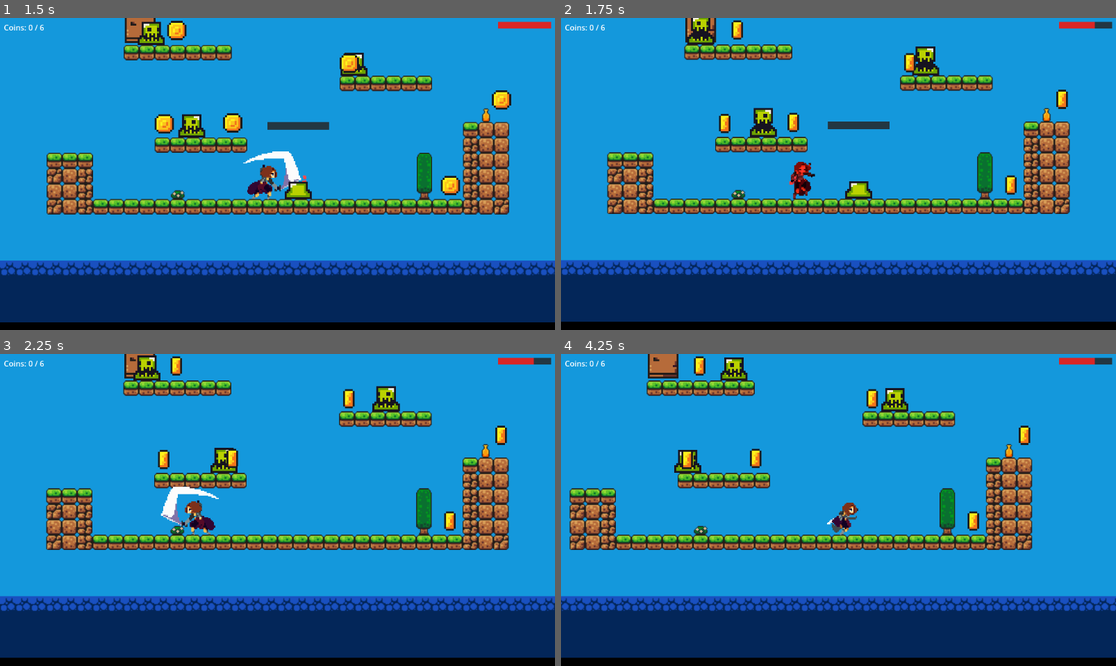
Above: before the commit, frames 1-4 (two rows, left to right).
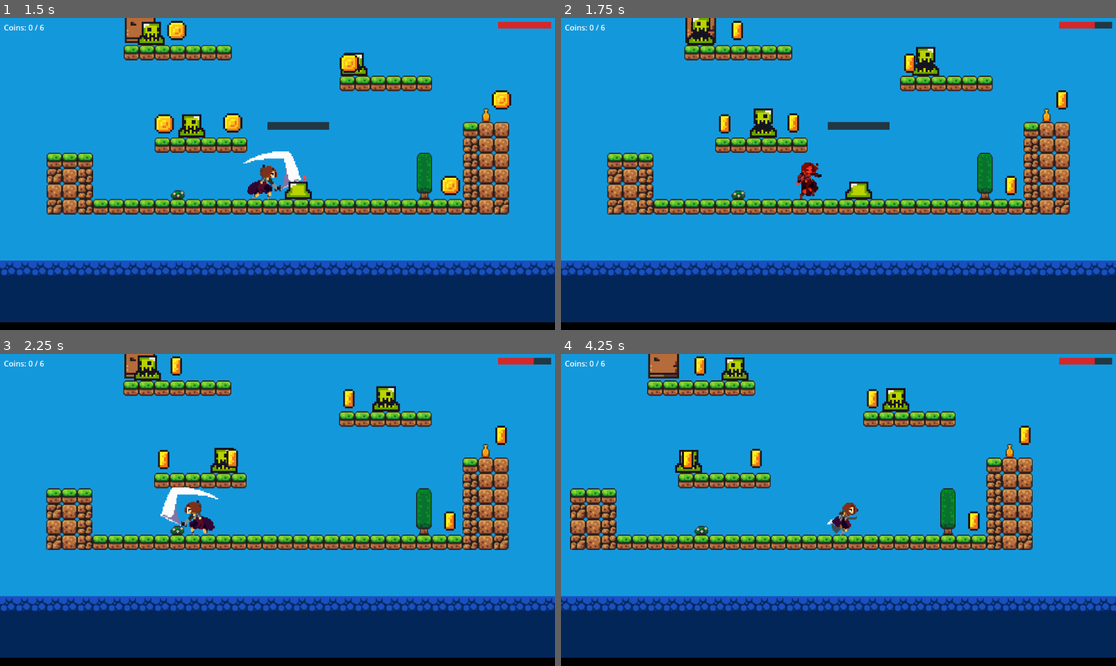
Above: after the commit, the same moments.

Repository: RazorRyan/PrincessCoinQuest
Game: Godot game, scene res://scenes/levels/forest_levels/Level02.tscn
Same seed, same stepped clock (60 frames per second), same inputs: the game is played once before the commit and once after it. This scene is started directly instead of the project's main scene. Sound files missing from this copy of the repository are replaced by a short silence.
Inputs (mouse positions are in pixels of both pictures, inside the frame that each line leads up to):
- Up to frame 1 (1.5 s): move the mouse to (399, 158) at 0.52 s; hold D (move_right) from 0.53 s (still down); tap J (attack) at 0.6, 1.35 s; click (399, 158) at 0.67 s; tap Space (jump) at 0.77 s; move the mouse to (166, 189) at 1.27 s
- Up to frame 2 (1.75 s): keep holding D (move_right); tap Space (jump) at 1.52 s
- Up to frame 3 (2.25 s): move the mouse to (333, 441) at 2.02 s; release D (move_right) at 2.03 s; hold A (move_left) from 2.03 s (still down); tap J (attack) at 2.1 s
- Up to frame 4 (4.25 s): move the mouse to (810, 572) at 2.77 s; release A (move_left) at 2.78 s; hold D (move_right) from 2.78 s (still down); tap J (attack) at 2.85, 3.6 s; click (810, 572) at 2.92 s; tap Space (jump) at 3.02, 3.77 s; move the mouse to (1005, 556) at 3.52 s

Frame 1 is identical in both runs. In frame 2, 6.7% of the frame differs, in the area x 0-100%, y 0-98%; in frame 3, 0.3%; in frame 4, 5.3%.

Commit message:
Combat system improvements: knockback, invincibility, attack position passing

Diff:
--- a/src/scripts/enemies/Slime.gd
+++ b/src/scripts/enemies/Slime.gd
@@ -92,6 +92,7 @@
 	if _from_position != Vector2.ZERO:
 		var dir := _from_position.direction_to(global_position)
 		velocity.x = dir.x * knockback_force
+		velocity.y = -50.0
 		_knockback_timer = 0.25
 
 	_update_health_bar()
--- a/src/scripts/player/Player.gd
+++ b/src/scripts/player/Player.gd
@@ -3,8 +3,8 @@
 const SPEED := 160.0
 const JUMP_VELOCITY := -400.0
 const ATTACK_DAMAGE := 1
-const KNOCKBACK_FORCE := 160.0
-const INVINCIBILITY_DURATION := 0.4
+const KNOCKBACK_FORCE := 120.0
+const INVINCIBILITY_DURATION := 0.5
 const ATTACK_COOLDOWN := 0.45
 
 @export var max_hp := 3
@@ -128,7 +128,7 @@
 		return
 	if is_attacking and not body in _attack_hits and body.has_method("take_damage"):
 		_attack_hits[body] = true
-		body.take_damage(ATTACK_DAMAGE)
+		body.take_damage(ATTACK_DAMAGE, global_position)
 
 func take_damage(amount: int, from_position: Vector2 = Vector2.ZERO) -> void:
 	if _power_up_active or is_invincible or is_dying or GameManager.cheat_invincible:
@@ -141,7 +141,8 @@
 
 	if from_position != Vector2.ZERO:
 		var knockback_dir := (global_position - from_position).normalized()
-		velocity = knockback_dir * KNOCKBACK_FORCE
+		velocity.x = knockback_dir.x * KNOCKBACK_FORCE
+		velocity.y = -55.0
 
 	sprite.play("hurt")
 	_hurt_sfx.play()
Not shown, changed: src/CHANGELOG.md
